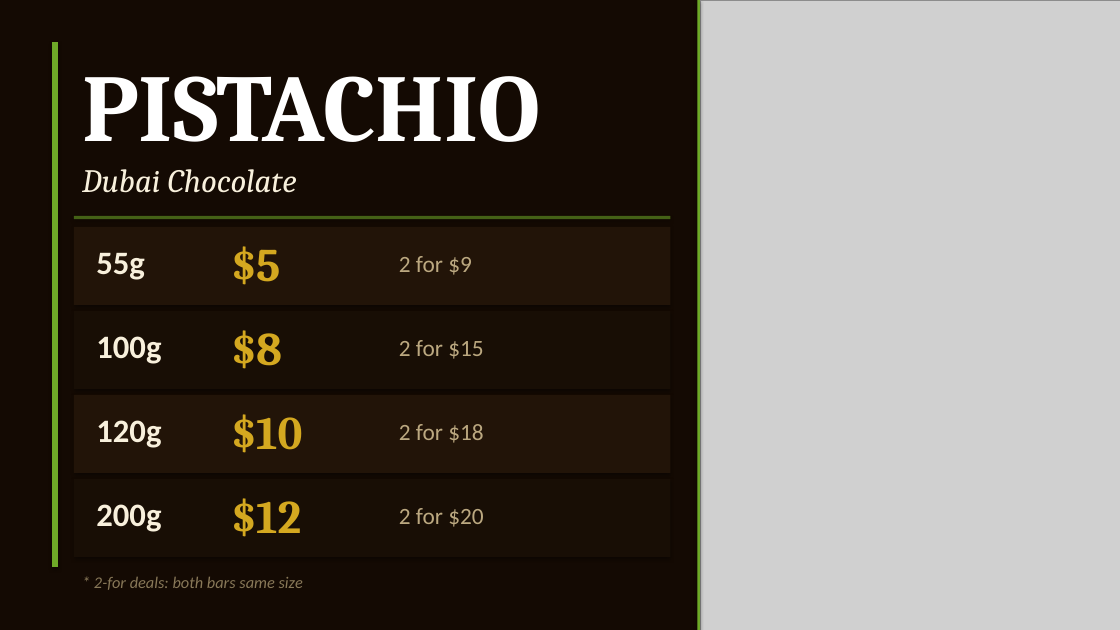
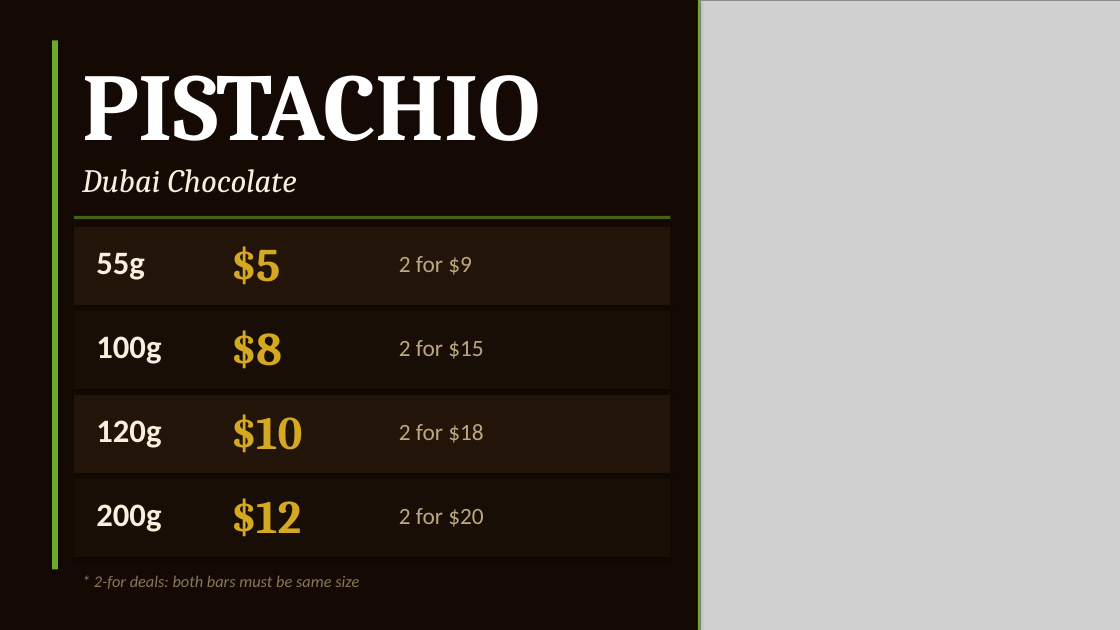
Before and after one commit to mnfadawi/hi, a slide deck: slide 2 of sahara-bites-fun-fair.pptx. Drawn at 1120x630 pixels with LibreOffice and Linux fonts; fonts in the diff are those of the drawing; grey boxes stand for pictures. Boxes give left, top, right and bottom in pixels: in the first picture for what was removed or moved away, otherwise in the second. Text is boxed around its words. In the diff, an @@ line names an element or a change of style, - is before the commit and + after.

```diff
--- a/sahara-bites-fun-fair.pptx
+++ b/sahara-bites-fun-fair.pptx
@@ text at box(94, 576, 359, 589): text changed @@
-* 2-for deals: both bars same size
+* 2-for deals: both bars must be same size
```
Also in this commit, not shown: 3 other slides changed, 1 slide added.
